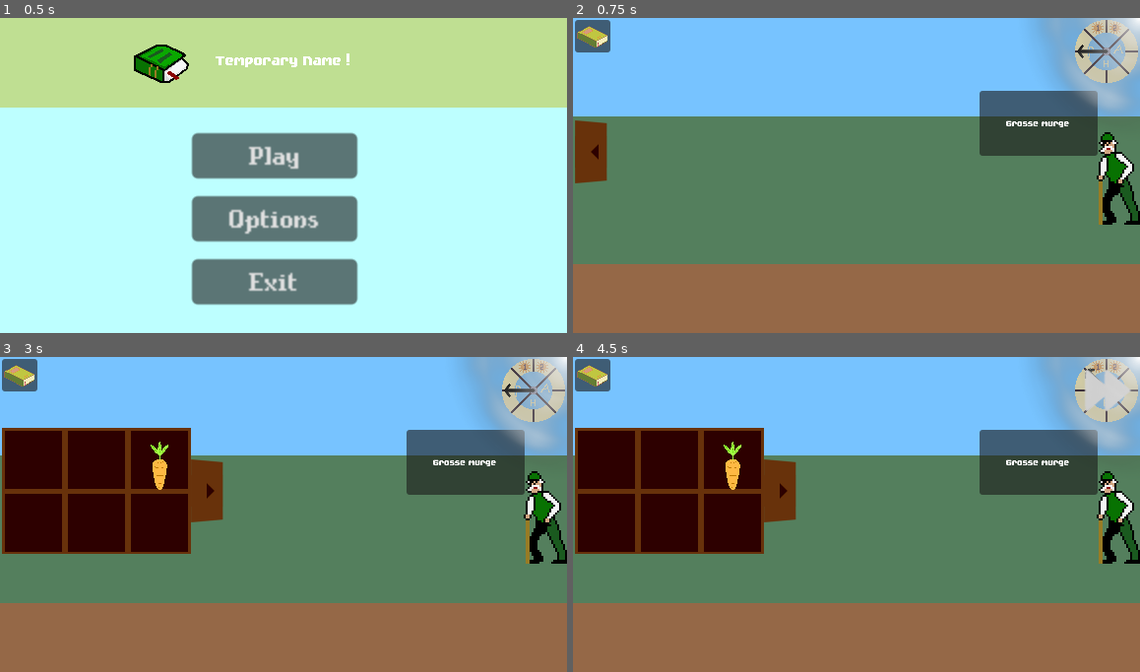
Above: before the commit, frames 1-4 (two rows, left to right).
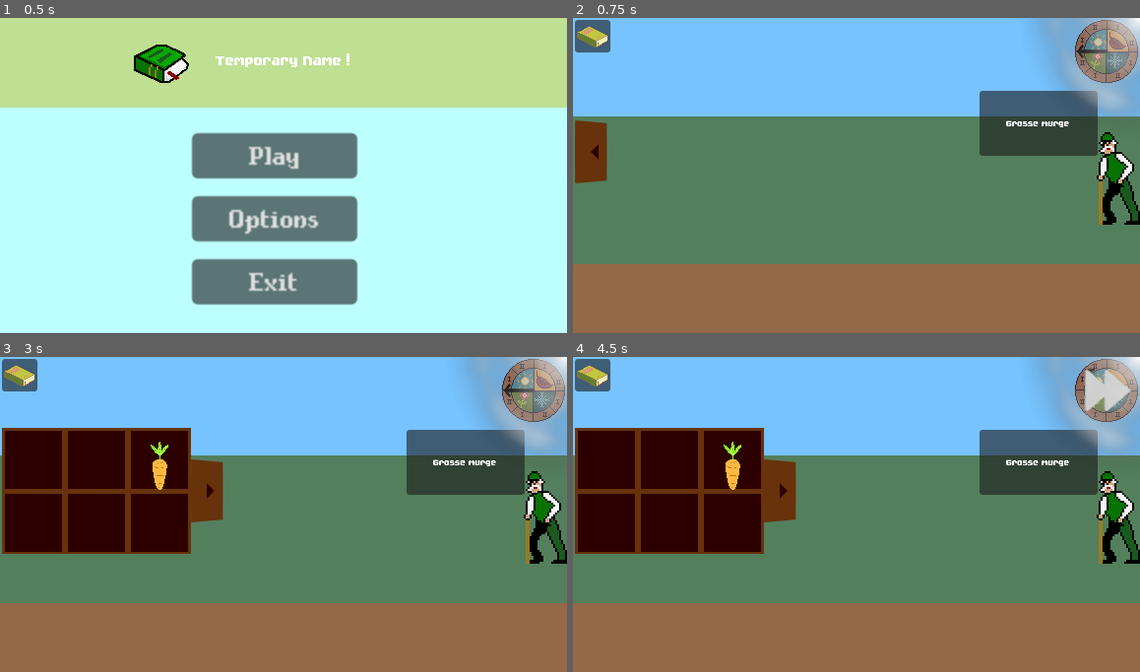
Above: after the commit, the same moments.

Repository: JustAlternate/Regenerative_Game_Jam
Game: Godot game, scene res://Scenes/menu.tscn
Two runs of this game, one before a commit and one after it. Both use one fixed random seed, a clock stepped at 60 frames per second and the inputs below. The engine's default icon, where the game draws it, is replaced by a stand-in: a white triangle on a blue panel in a dark square.
Inputs (mouse positions are in pixels of both pictures, inside the frame that each line leads up to):
- Up to frame 1 (0.5 s): no input
- Up to frame 2 (0.75 s): click "Play" at 0.5 s
- Up to frame 3 (3 s): click "Play" at 1.25 s; click (34, 609) at 2.02 s; click (34, 492) at 2.75 s
- Up to frame 4 (4.5 s): click (731, 460) at 3.5 s; click (1105, 391) at 4.25 s

Frame 1 is identical in both runs. In frame 2, 1.6% of the frame differs, in the area x 88-100%, y 0-21%; in frame 3, 1.6%; in frame 4, 1.1%.

Commit message:
plush vous connaissez?

Diff:
--- a/Scenes/menu.tscn
+++ b/Scenes/menu.tscn
@@ -1,10 +1,10 @@
-[gd_scene load_steps=9 format=3 uid="uid://db88sk8nb6dxm"]
+[gd_scene load_steps=9 format=3 uid="uid://d4idxbd54drta"]
 
-[ext_resource type="Script" path="res://Scenes/menu.gd" id="1_8s0lx"]
 [ext_resource type="LabelSettings" uid="uid://dtbvo0w76rap1" path="res://fonts/label_setting.tres" id="1_ni0yg"]
-[ext_resource type="Texture2D" uid="uid://dk4emgw742jd6" path="res://Assets/sprites/Encyclopedia.png" id="2_mmtqr"]
-[ext_resource type="Texture2D" uid="uid://ckief3u5kca5v" path="res://Assets/sprites/plant/carrot_1.png" id="3_25wju"]
-[ext_resource type="FontFile" uid="uid://cli5wucjii3yd" path="res://fonts/CompassPro.ttf" id="5_eewky"]
+[ext_resource type="Script" path="res://Scripts/menu.gd" id="1_vd1g2"]
+[ext_resource type="Texture2D" uid="uid://oxbd8e2vdokl" path="res://Assets/sprites/Encyclopedia.png" id="2_mmtqr"]
+[ext_resource type="Texture2D" uid="uid://disxqkh3yu7ng" path="res://Assets/sprites/plant/carrot_1.png" id="3_25wju"]
+[ext_resource type="FontFile" uid="uid://dyrrkmpqsoqfp" path="res://fonts/CompassPro.ttf" id="5_eewky"]
 
 [sub_resource type="Theme" id="Theme_up03c"]
 
@@ -16,7 +16,7 @@
 default_font_size = 16
 
 [node name="Menu" type="Node2D"]
-script = ExtResource("1_8s0lx")
+script = ExtResource("1_vd1g2")
 
 [node name="ColorRect" type="ColorRect" parent="."]
 offset_right = 576.0
Binary file changed: Assets/sprites/clock/clock_background.png
Renamed: Scenes/menu.gd -> Scripts/menu.gd
